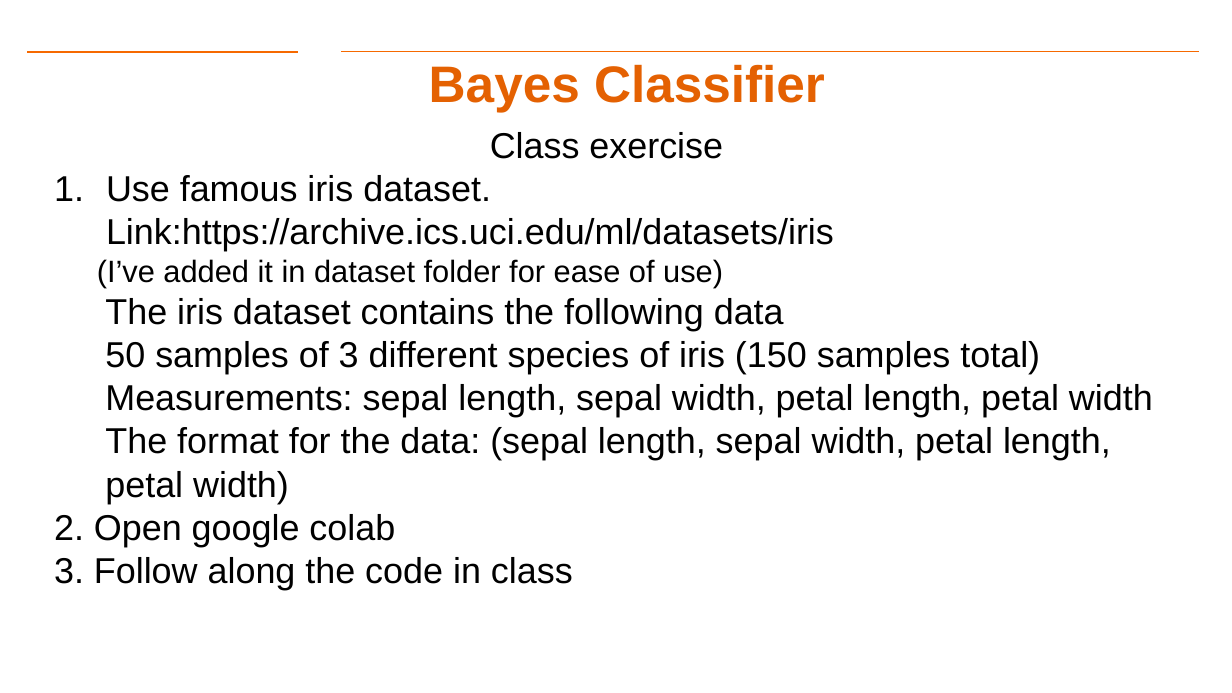
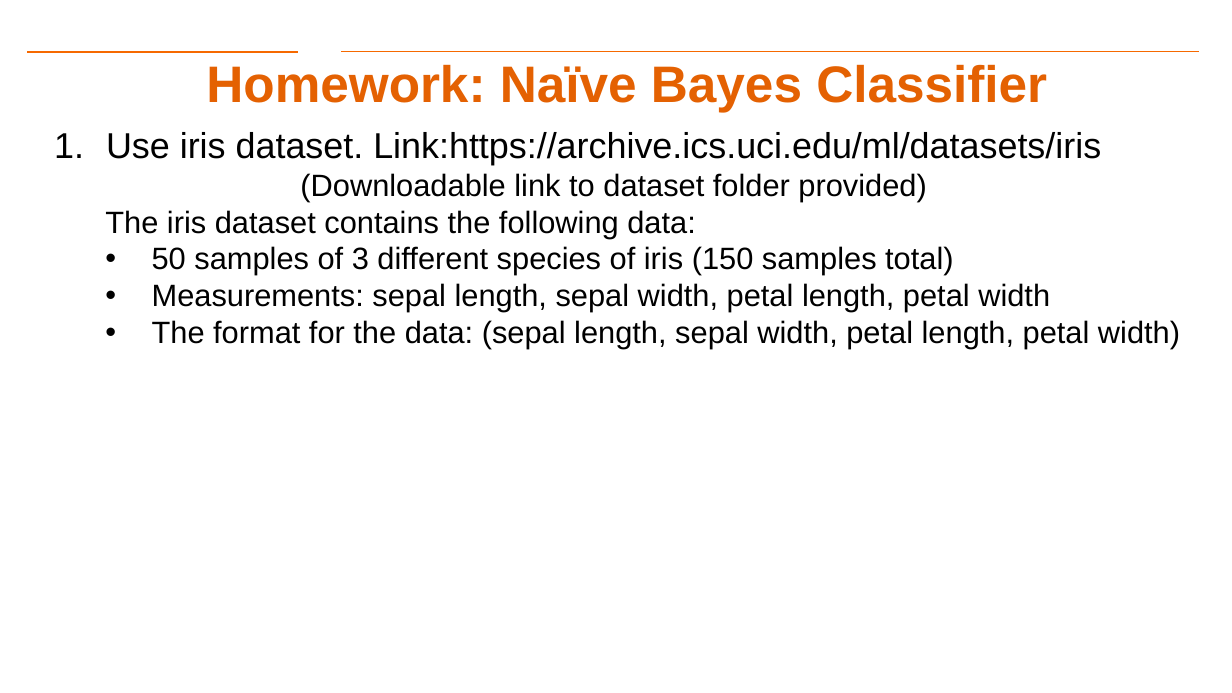
Before and after one commit to aiforsec/RIT-DSCI-633-FDS, a slide deck: slide 33 of Syllabus/Lecture02/Lec02.pptx (slide 30 before the commit). Drawn at 1232x693 pixels with LibreOffice and Linux fonts; fonts in the diff are those of the drawing; background and template pictures are left out. Boxes give left, top, right and bottom in pixels: in the first picture for what was removed or moved away, otherwise in the second. Text is boxed around its words. In the diff, an @@ line names an element or a change of style, - is before the commit and + after.

```diff
--- a/Syllabus/Lecture02/Lec02.pptx
+++ b/Syllabus/Lecture02/Lec02.pptx
@@ title at (206,64,1047,112): text changed @@
-Bayes Classifier
+Homework: Naïve Bayes Classifier
@@ text at (105,132,1101,238): text changed; size 28 to 24 pt @@
-Class exercise
-1. Use famous iris dataset. Link:https://archive.ics.uci.edu/ml/datasets/iris
-(I’ve added it in dataset folder for ease of use)
-  The iris dataset contains the following data
+1. Use iris dataset. Link:https://archive.ics.uci.edu/ml/datasets/iris
+(Downloadable link to dataset folder provided)
+The iris dataset contains the following data:
@@ text at (152,246,1180,349): size 28 to 24 pt in "50 samples of 3 different species of ...", "Measurements: sepal length, sepal width, petal length, ...", "The format for the data: (sepal length, ..."; bullet none to • @@
@@ text at (54,514,573,584): paragraphs removed @@
-2. Open google colab
-3. Follow along the code in class
```
Also in this commit, not shown: 14 other slides changed, 7 slides added, 1 slide removed, 3 other files.
